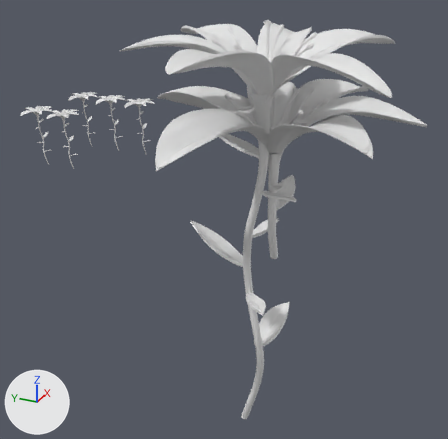
Two versions of the Blender file Plants/Lillie.blend, one commit apart.
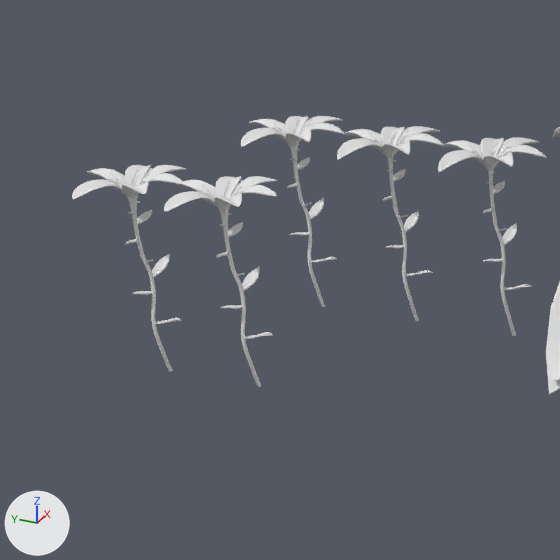
The first picture shows the older version from a 50 mm lens placed at (-10.48, -6.57, 3.13), pointed at (1.8, -1.04, -3.01). The close-ups show both versions on the part from 0% to 36% of the width and 14% to 50% of the height of that picture; other places that the commit changed are outside them. The lights are fixed; the arrows at lower left show +X, +Y and +Z. Objects named as collision shapes, trigger or cutter boxes, shadow casters or lower levels of detail are left out.

Objects in the first close-up: 'Lilly_LOD0', 'Lilly_LOD0.003', 'Lilly_LOD1.001', 'Lilly_LOD1.002', 'Lilly_LOD1.003', 'Lilly_LOD1.004', 'Lilly_LOD1.007', 'Petals Top.001'.
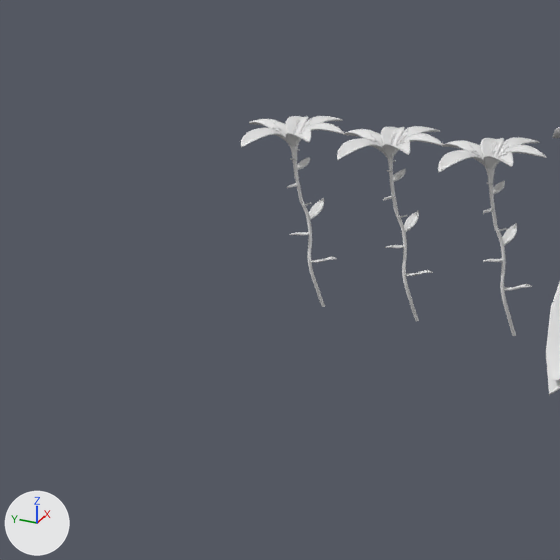
Edits to the bpy script that builds the scene:
```text
Change ob_lilly_lod0:
    ob_lilly_lod0.location: (-1.332, 1.444, 0.0) -> (0.0, 0.0, 0.0)
Remove ob_lilly_lod0_003:
    ob_lilly_lod0_003 = bpy.data.objects.new('Lilly_LOD0.003', me_petals_bottom_013)
    ob_lilly_lod0_003.location = (-1.332, 0.836, 0.0)
    ob_lilly_lod0_003.scale = (0.106, 0.106, 0.106)
```

Boxes (x1, y1, x2, y2) around the edits, measured in the close-ups (560 x 560 px):
'Lilly_LOD0', moved
    before: (72, 165, 185, 371)
    after: (440, 138, 542, 335)
'Lilly_LOD0.003', deleted
    before: (164, 176, 277, 387)
